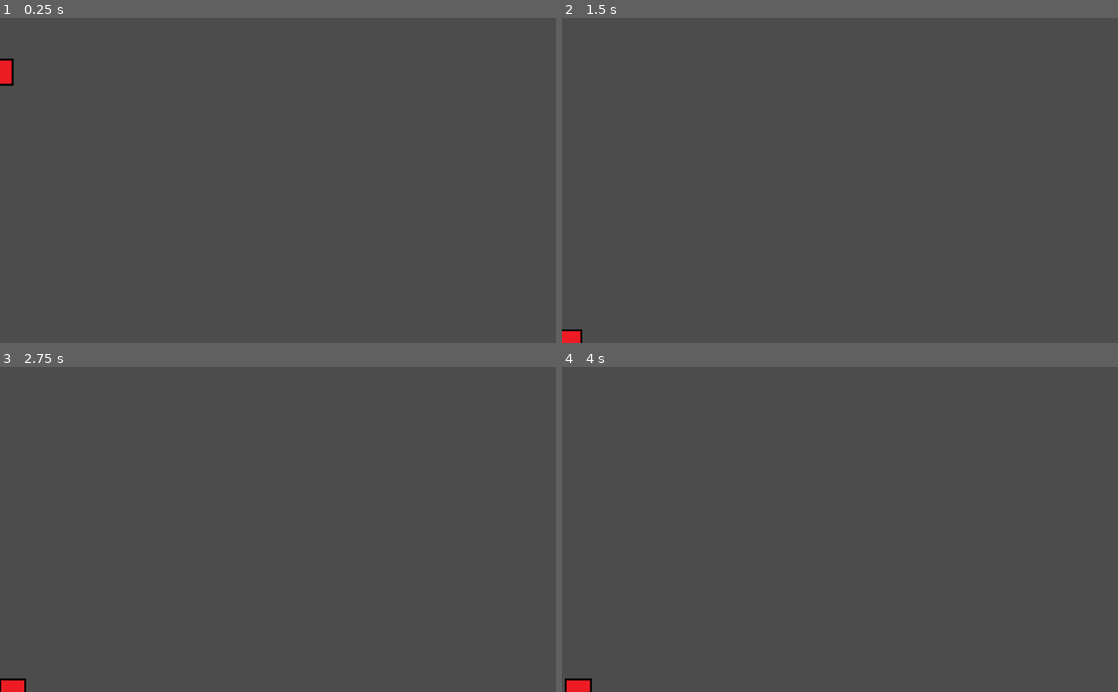
Above: before the commit, frames 1-4 (two rows, left to right).
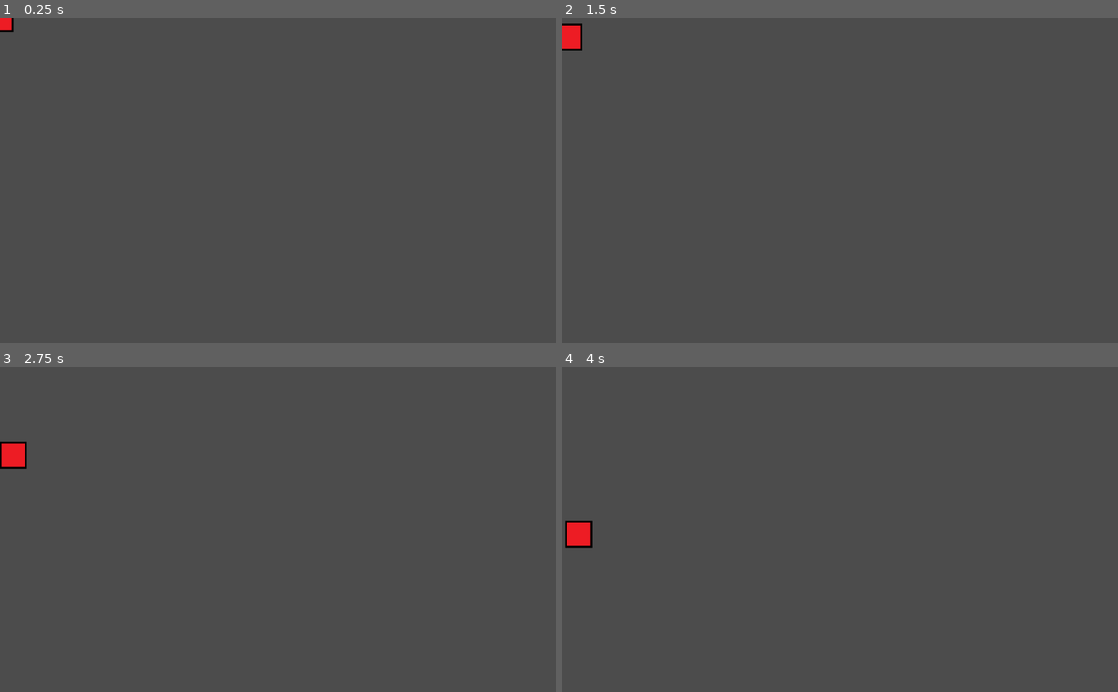
Above: after the commit, the same moments.

Repository: Pyro569/Stranded-in-the-Sewers
Game: Godot game, scene res://MainScene.tscn
Two runs of this game, one before a commit and one after it. Both use one fixed random seed, a clock stepped at 60 frames per second and the inputs below.
Inputs:
- Up to frame 1 (0.25 s): no input
- Up to frame 2 (1.5 s): hold D (move_right) 0.53-1.28 s; hold S (move_down) from 1.28 s (still down)
- Up to frame 3 (2.75 s): release S (move_down) at 2.03 s; hold D (move_right) from 2.03 s (still down)
- Up to frame 4 (4 s): release D (move_right) at 2.78 s; hold W (move_up) 2.78-3.53 s; hold A (move_left) from 3.53 s (still down)

The runs differ from the first frame. In frame 1, 0.3% of the frame differs, in the area x 0-3%, y 0-21%; in frame 2, 0.5%; in frame 3, 0.6%; in frame 4, 0.6%, in the area x 0-6%, y 47-100%.

Commit message:
Removed animation to improve GRAVITY!!!!!!!!!

Diff:
--- a/Assets/Scripts/Player.gd
+++ b/Assets/Scripts/Player.gd
@@ -22,19 +22,21 @@
 		velocity.y -= 1
 
 	if velocity.y > -9.8:
-		velocity.y += 0.1 #GRAVITY!!!!!!
+		velocity.y += 0.5 #GRAVITY!!!!!!
 
 	if velocity.x > 0:
 		velocity.x -= 0.5
 	elif velocity.x < 0:
 		velocity.x += 0.5 #FRICTION!!!!!
 
-	if velocity.length() > 0:
-		velocity = velocity.normalized() * speed
-		$AnimatedSprite.play()
-	else:
-		$AnimatedSprite.stop()
+	#if velocity.length() > 0:
+	#	velocity = velocity.normalized() * speed
+	#	$AnimatedSprite.play()
+	#else:
+	#	$AnimatedSprite.stop()
 
+	print("X velocity: " + String(velocity.x))
+	print("Y velocity: " + String(velocity.y))
 
 	position += velocity * delta
 	position.x = clamp(position.x, 0, screen_size.x)
